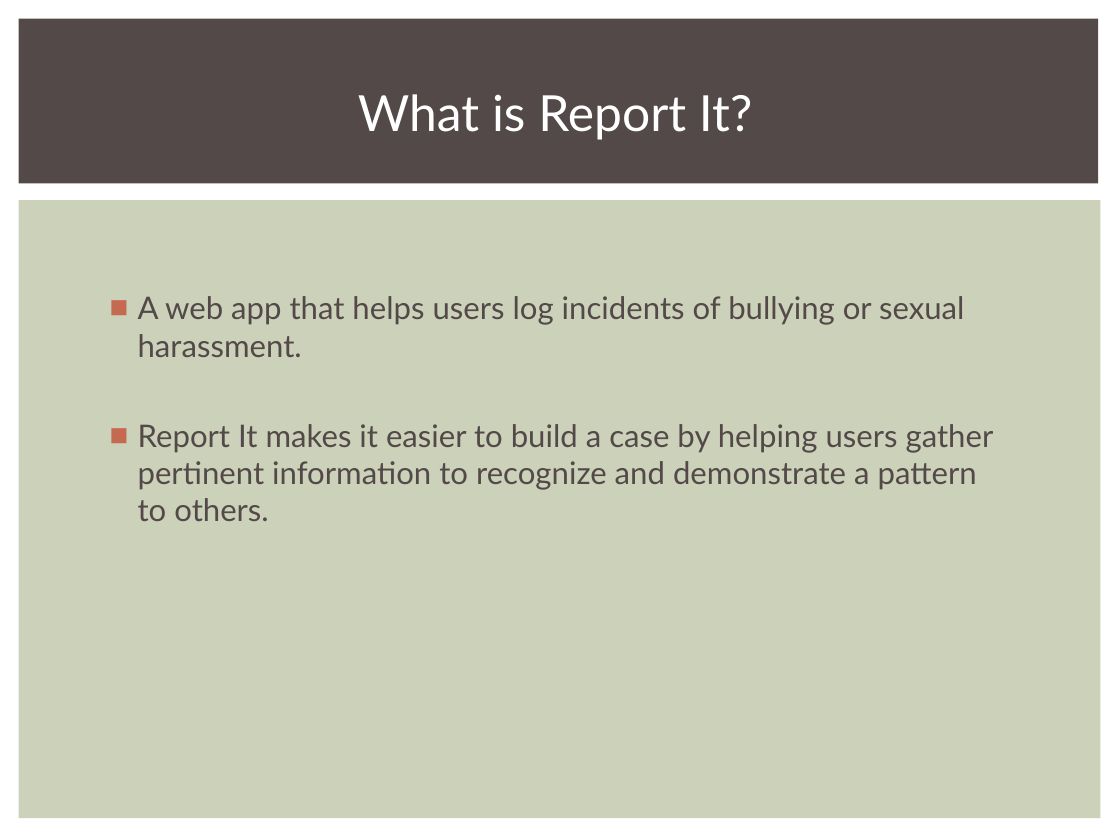
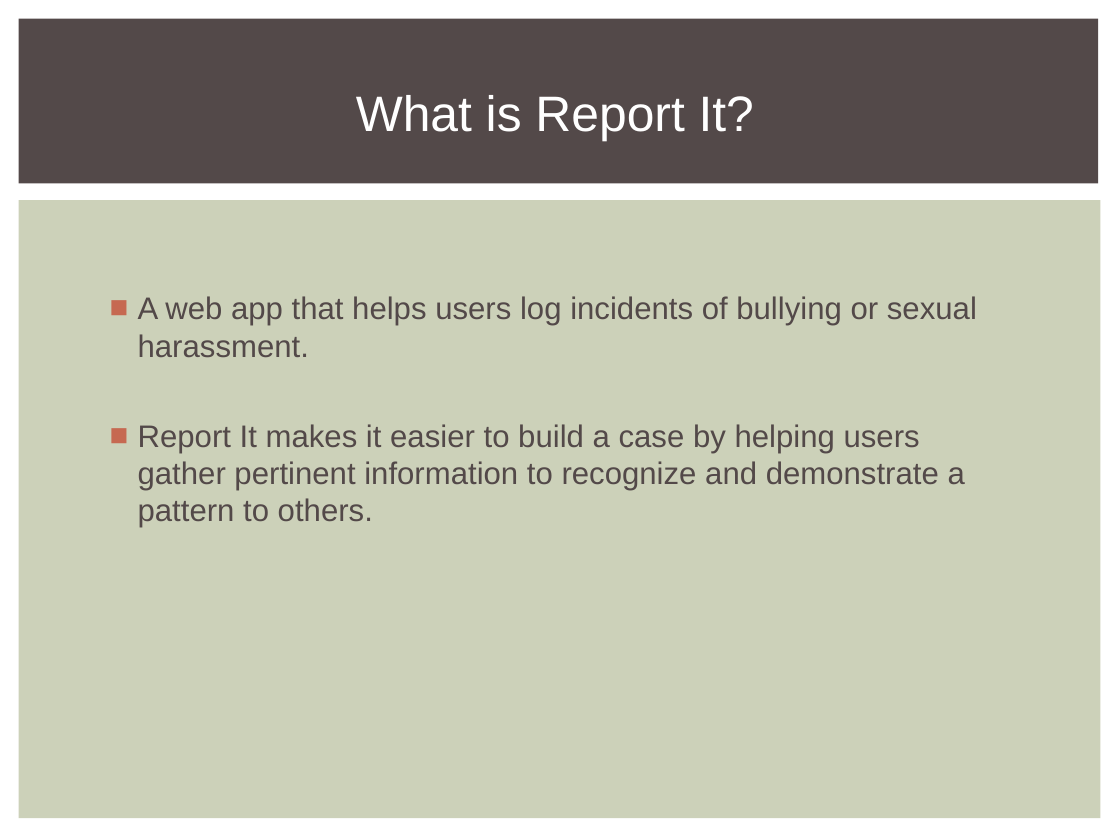
Before and after one commit to SEACodeCarrots/ReportIt, a slide deck: slide 2 of presentation.ppt. Drawn at 1120x840 pixels with LibreOffice and Linux fonts; fonts in the diff are those of the drawing. Boxes give left, top, right and bottom in pixels: in the first picture for what was removed or moved away, otherwise in the second. Text is boxed around its words. In the diff, an @@ line names an element or a change of style, - is before the commit and + after.

```diff
--- a/presentation.ppt
+++ b/presentation.ppt
@@ text "What is Report It?" at (356,95,754,142): font Lato to Arial @@
@@ text "A web app that helps ..." at (138,296,977,528): font Lato to Arial @@
```
Also in this commit, not shown: 8 other slides changed, 1 other file.
